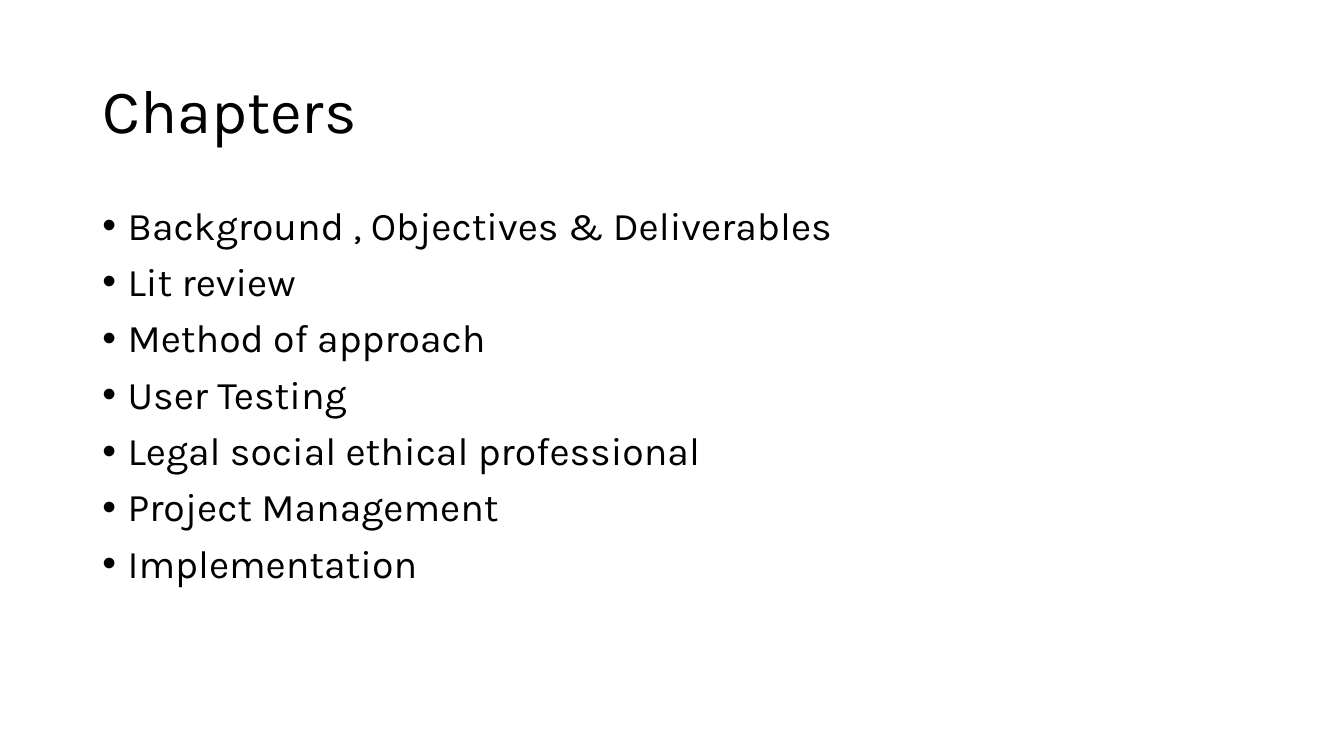
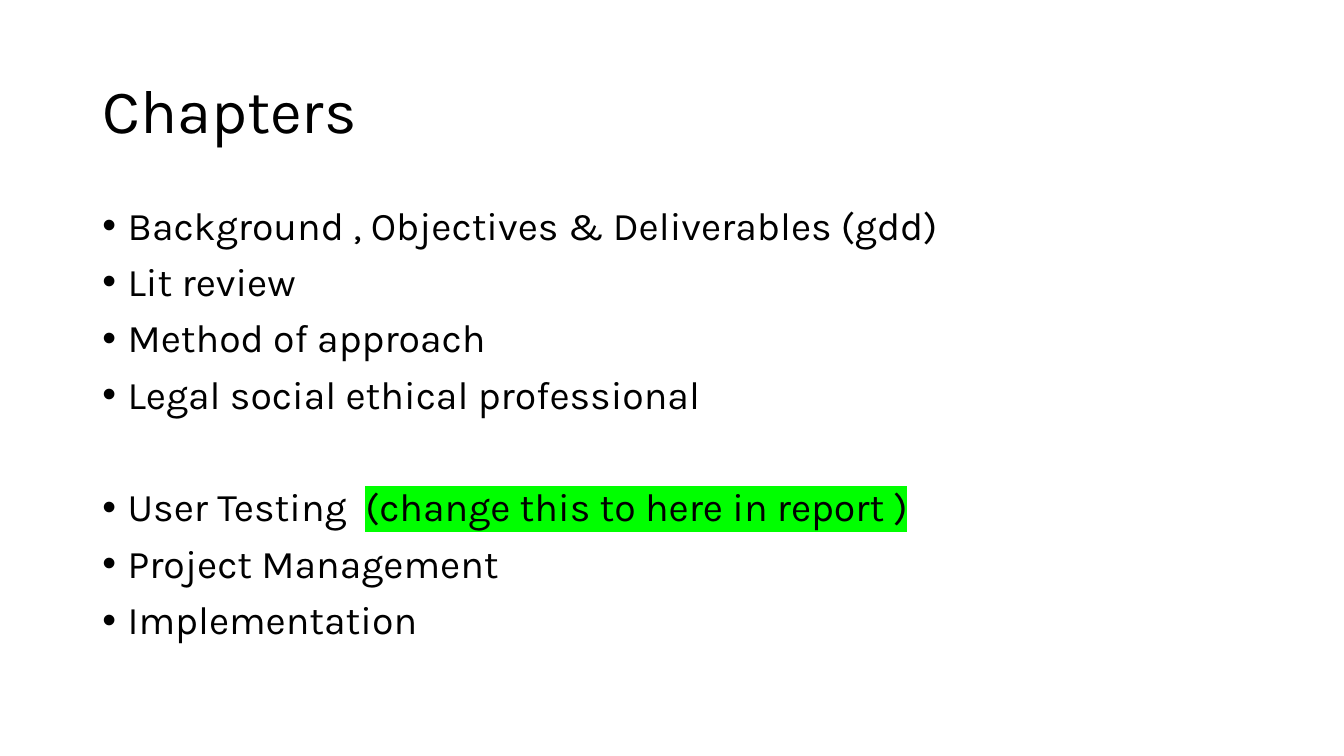
Before and after one commit to Mdot5596/Timeline-Takedown, a slide deck: slide 16 of Documentation/Report/Documentationofstuff.pptx. Drawn at 1344x756 pixels with LibreOffice and Linux fonts; fonts in the diff are those of the drawing. Boxes give left, top, right and bottom in pixels: in the first picture for what was removed or moved away, otherwise in the second. Text is boxed around its words. In the diff, an @@ line names an element or a change of style, - is before the commit and + after.

Commit message:
Report Progress all day

```diff
--- a/Documentation/Report/Documentationofstuff.pptx
+++ b/Documentation/Report/Documentationofstuff.pptx
@@ text at [128,211,937,250]: text changed @@
-• Background , Objectives & Deliverables
+• Background , Objectives & Deliverables (gdd)
@@ text at [128,382,346,419]: paragraph removed @@
-• User Testing
@@ text at [128,492,884,531]: paragraph added @@
+• User Testing (change this to here in report )
```
Also in this commit, not shown: 1 other slide changed, 4 other files.
